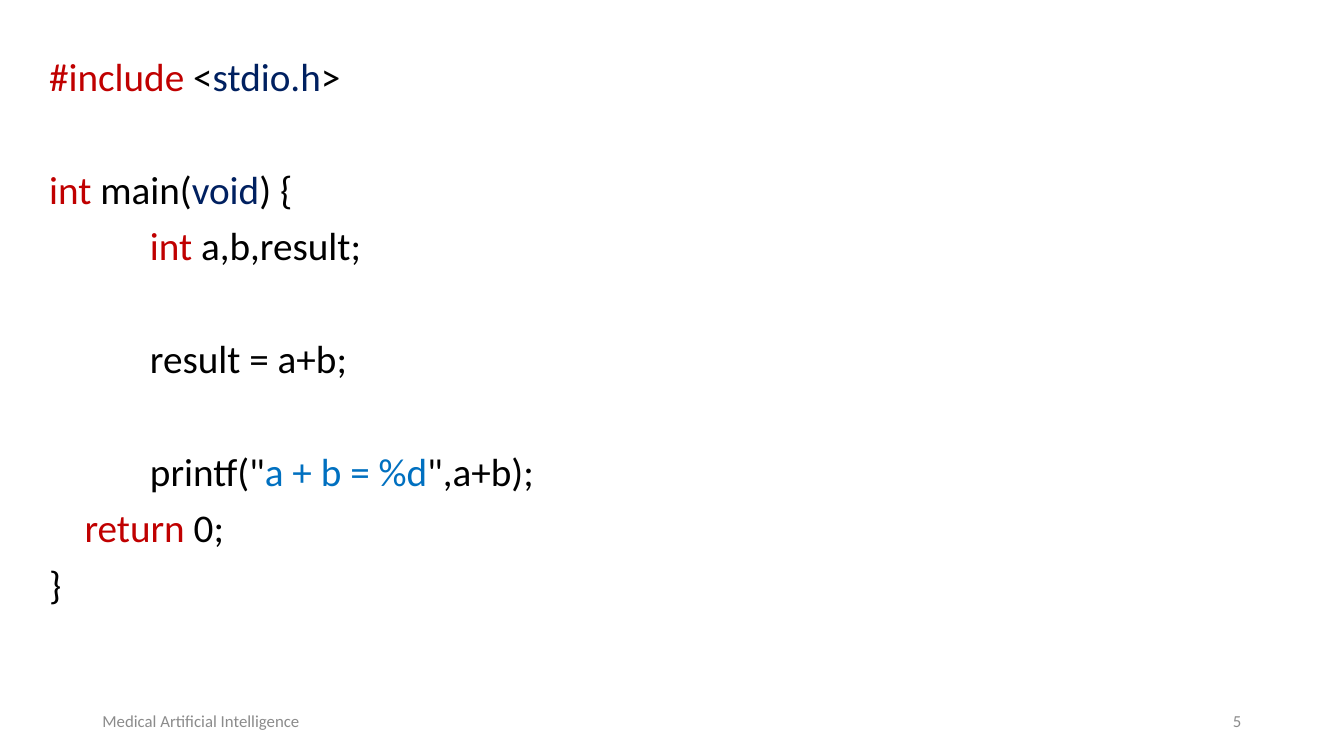
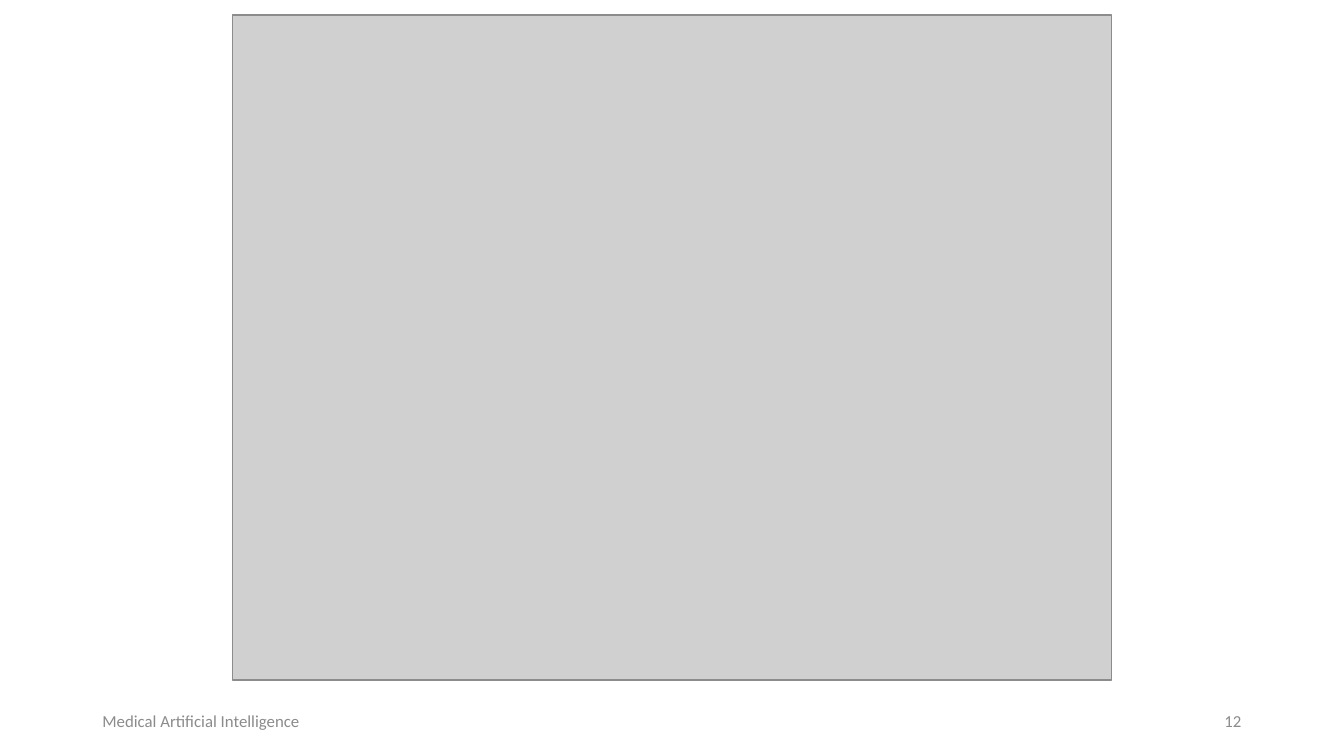
Before and after one commit to MAIClub/maiWorkshops19, a slide deck: slide 12 of Introduction to Python /lec01.pptx (slide 5 before the commit). Drawn at 1344x756 pixels with LibreOffice and Linux fonts; fonts in the diff are those of the drawing; grey boxes stand for pictures; background and template pictures are left out. Boxes give left, top, right and bottom in pixels: in the first picture for what was removed or moved away, otherwise in the second. Text is boxed around its words. In the diff, an @@ line names an element or a change of style, - is before the commit and + after.

```diff
--- a/Introduction to Python /lec01.pptx
+++ b/Introduction to Python /lec01.pptx
@@ picture added at [233, 15, 1111, 681] @@
@@ text removed at [49, 63, 534, 547] @@
-#include <stdio.h>
-int main(void) {
-int a,b,result;
-result = a+b;
-printf("a + b = %d",a+b);
-return 0;
-}
@@ page number at [1224, 716, 1241, 727]: text changed @@
-5
+12
```
Also in this commit, not shown: 2 other slides changed, 7 slides added.
